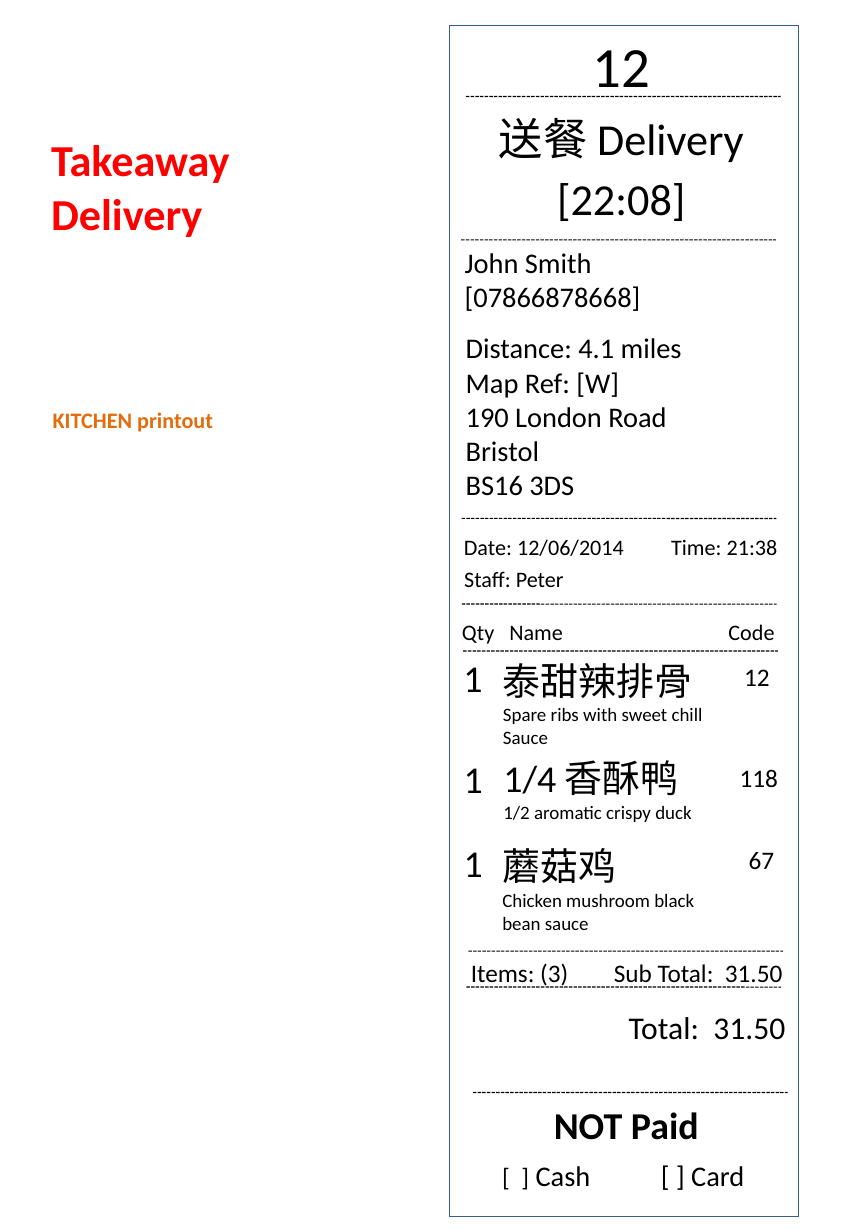
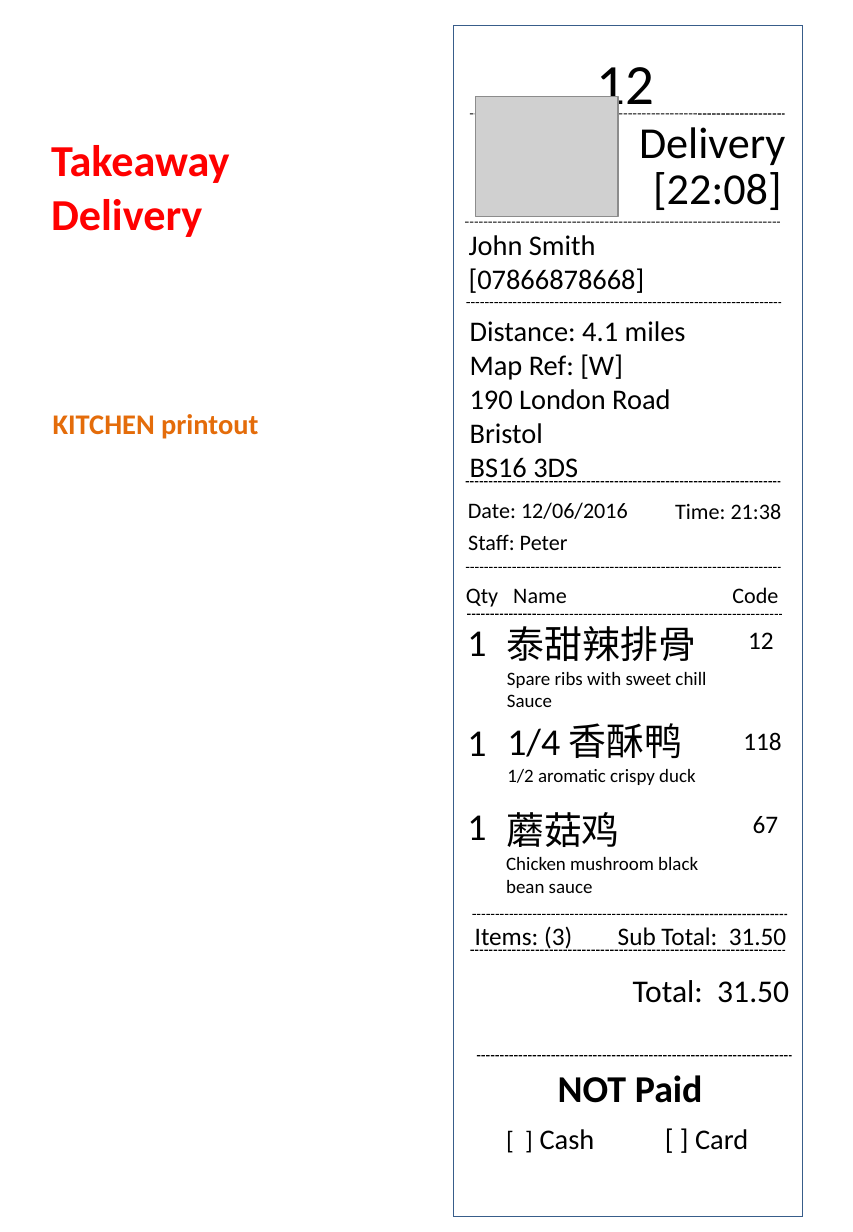
Before and after one commit to lokerchen/superpos-1.0, a slide deck: slide 7 of Doc/Order Bills Format - Counter & Kitchen/SuperPOS order bill layout - KITCHEN Printout 2015 July.ppt. Drawn at 853x1232 pixels with LibreOffice and Linux fonts; fonts in the diff are those of the drawing; grey boxes stand for pictures. Boxes give left, top, right and bottom in pixels: in the first picture for what was removed or moved away, otherwise in the second. Text is boxed around its words. In the diff, an @@ line names an element or a change of style, - is before the commit and + after.

```diff
--- a/Doc/Order Bills Format - Counter & Kitchen/SuperPOS order bill layout - KITCHEN Printout 2015 July.ppt
+++ b/Doc/Order Bills Format - Counter & Kitchen/SuperPOS order bill layout - KITCHEN Printout 2015 July.ppt
@@ rectangle moved from (x1=449, y1=25, x2=798, y2=1216) to (x1=454, y1=25, x2=803, y2=1216) @@
@@ text "12" rewrapped from (x1=593, y1=50, x2=651, y2=97) to (x1=597, y1=67, x2=655, y2=118) @@
@@ line moved from (466, 97) - (780, 97) to (470, 114) - (785, 114) @@
@@ picture added at (x1=475, y1=97, x2=619, y2=217) @@
@@ text at (x1=639, y1=127, x2=785, y2=165): text changed @@
-送餐 Delivery
+Delivery
@@ text "[22:08]" moved from (x1=557, y1=183, x2=685, y2=221) to (x1=653, y1=172, x2=781, y2=210) @@
@@ text "John Smith" moved from (x1=465, y1=253, x2=641, y2=311) to (x1=469, y1=235, x2=645, y2=293) @@
@@ line moved from (462, 240) - (776, 240) to (465, 222) - (780, 222) @@
@@ text "Distance: 4.1 miles" rewrapped from (x1=466, y1=338, x2=682, y2=496) to (x1=470, y1=321, x2=686, y2=483) @@
@@ line added from (466, 303) to (781, 303), #000000 0.74 pt dashed @@
@@ text "KITCHEN printout" at (x1=53, y1=414, x2=258, y2=439): size 14 to 18 pt @@
@@ 15 texts, 1 line moved together from (x1=462, y1=519, x2=785, y2=1187) to (x1=465, y1=482, x2=789, y2=1150) @@
@@ text at (x1=468, y1=502, x2=628, y2=519): text changed @@
-Date: 12/06/2014
+Date: 12/06/2016
@@ line moved from (463, 652) - (778, 652) to (466, 568) - (780, 568) @@
@@ line moved from (462, 604) - (777, 604) to (467, 614) - (782, 614) @@
@@ text "1/4 香酥鸭" moved from (x1=503, y1=760, x2=691, y2=822) to (x1=507, y1=723, x2=695, y2=785) @@
@@ line moved from (466, 987) - (781, 987) to (472, 914) - (787, 914) @@
@@ line moved from (473, 1093) - (788, 1093) to (477, 1055) - (792, 1055) @@
```
Also in this commit, not shown: 7 other slides changed, 1 other file.
